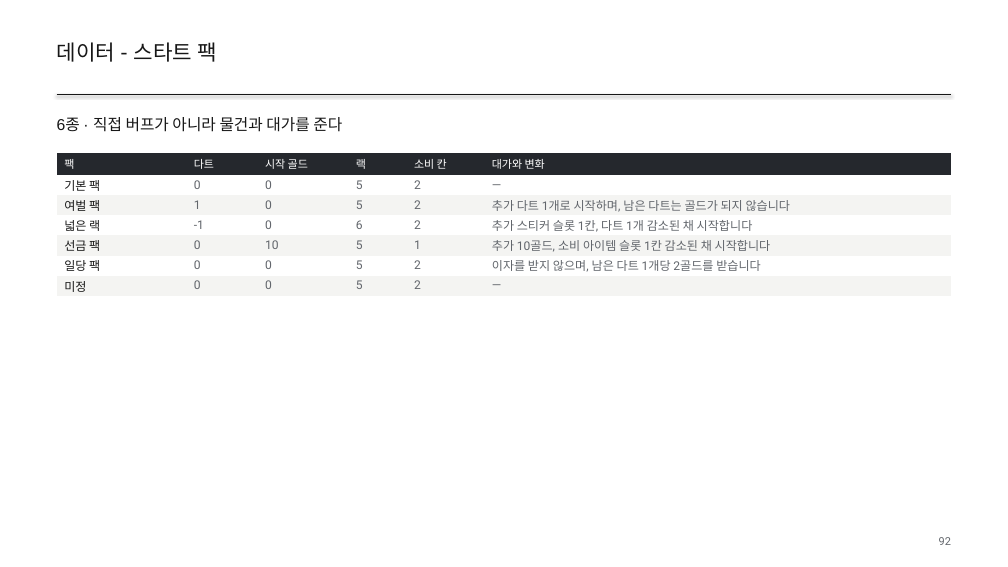
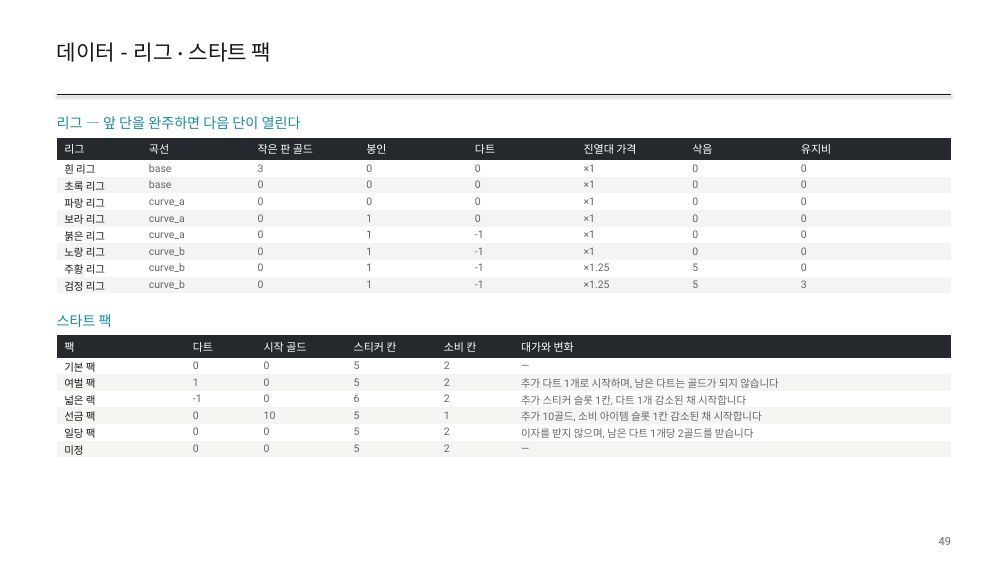
Before and after one commit to GGbong69/test-03, a slide deck: slide 49 of docs/HIGHTONE_기획서.pptx (slide 92 before the commit). Drawn at 1008x567 pixels with LibreOffice and Linux fonts; fonts in the diff are those of the drawing. Boxes give left, top, right and bottom in pixels: in the first picture for what was removed or moved away, otherwise in the second. Text is boxed around its words. In the diff, an @@ line names an element or a change of style, - is before the commit and + after.

```diff
--- a/docs/HIGHTONE_기획서.pptx
+++ b/docs/HIGHTONE_기획서.pptx
@@ text at [57,42,272,62]: text changed @@
-데이터 - 스타트 팩
+데이터 - 리그 · 스타트 팩
@@ text at [57,116,301,129]: text changed; size 15 to 13.5 pt; text colour #171717 to #168DA8 @@
-6종 · 직접 버프가 아니라 물건과 대가를 준다
+리그 — 앞 단을 완주하면 다음 단이 열린다
@@ table at [57,138,952,295] @@
-팩 | 다트 | 시작 골드 | 랙 | 소비 칸 | 대가와 변화
-기본 팩 | 0 | 0 | 5 | 2 | —
-여벌 팩 | 1 | 0 | 5 | 2 | 추가 다트 1개로 시작하며, 남은 다트는 골드가 되지 않습니다
-넓은 랙 | -1 | 0 | 6 | 2 | 추가 스티커 슬롯 1칸, 다트 1개 감소된 채 시작합니다
-선금 팩 | 0 | 10 | 5 | 1 | 추가 10골드, 소비 아이템 슬롯 1칸 감소된 채 시작합니다
-일당 팩 | 0 | 0 | 5 | 2 | 이자를 받지 않으며, 남은 다트 1개당 2골드를 받습니다
-미정 | 0 | 0 | 5 | 2 | —
+리그 | 곡선 | 작은 판 골드 | 봉인 | 다트 | 진열대 가격 | 삭음 | 유지비
+흰 리그 | base | 3 | 0 | 0 | ×1 | 0 | 0
+초록 리그 | base | 0 | 0 | 0 | ×1 | 0 | 0
+파랑 리그 | curve_a | 0 | 0 | 0 | ×1 | 0 | 0
+보라 리그 | curve_a | 0 | 1 | 0 | ×1 | 0 | 0
+붉은 리그 | curve_a | 0 | 1 | -1 | ×1 | 0 | 0
+노랑 리그 | curve_b | 0 | 1 | -1 | ×1 | 0 | 0
+주황 리그 | curve_b | 0 | 1 | -1 | ×1.25 | 5 | 0
+검정 리그 | curve_b | 0 | 1 | -1 | ×1.25 | 5 | 3
@@ table: place and size @@
-table at [57,153,951,296]
+table at [57,138,952,295]
@@ text added at [57,314,112,327], 13.5 pt, text #168DA8 @@
+스타트 팩
@@ table added at [57,335,951,459], 7 rows, 6 columns @@
+팩 | 다트 | 시작 골드 | 스티커 칸 | 소비 칸 | 대가와 변화
+기본 팩 | 0 | 0 | 5 | 2 | —
+여벌 팩 | 1 | 0 | 5 | 2 | 추가 다트 1개로 시작하며, 남은 다트는 골드가 되지 않습니다
+넓은 랙 | -1 | 0 | 6 | 2 | 추가 스티커 슬롯 1칸, 다트 1개 감소된 채 시작합니다
+선금 팩 | 0 | 10 | 5 | 1 | 추가 10골드, 소비 아이템 슬롯 1칸 감소된 채 시작합니다
+일당 팩 | 0 | 0 | 5 | 2 | 이자를 받지 않으며, 남은 다트 1개당 2골드를 받습니다
+미정 | 0 | 0 | 5 | 2 | —
@@ text at [939,537,951,545]: text changed @@
-92
+49
```
Also in this commit, not shown: 44 other slides changed, 4 slides added, 49 slides removed, 3 other files.
